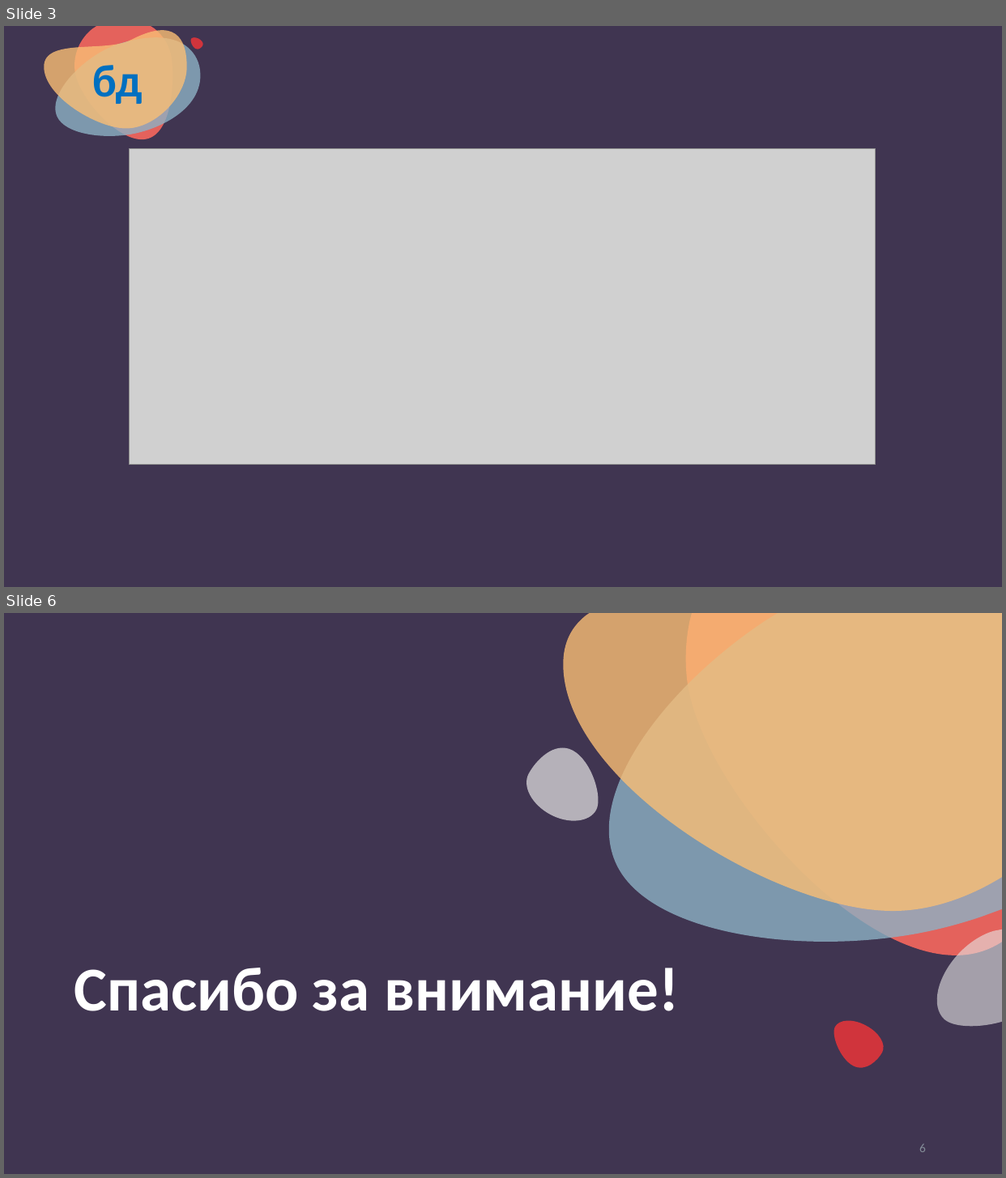
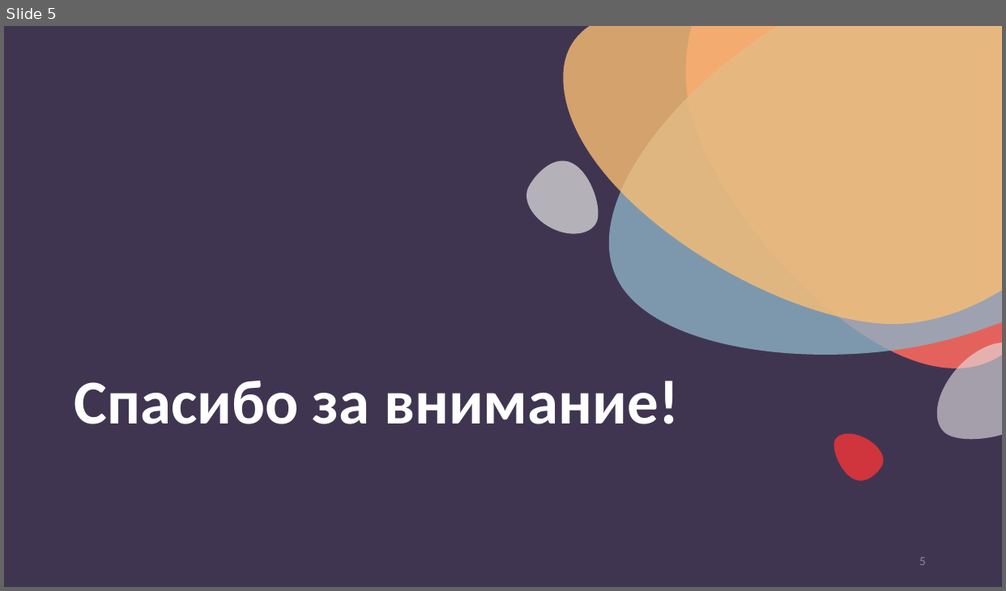
Before and after one commit to nesrv/python-for-odin.study, a slide deck: m6-3-audio-bd/презентация.pptx. Shown one above the other, each under a label of ours: slides 3 and 6 before the commit, slide 5 after it; the slides between them are not shown. The pictures are 1006x1178 and 1006x591 pixels, drawn with LibreOffice and Linux fonts; fonts in the diff are those of the drawing; grey boxes stand for pictures. Boxes give left, top, right and bottom in pixels: in the first picture for what was removed or moved away, otherwise in the second. Text is boxed around its words. In the diff, an @@ line names an element or a change of style, - is before the commit and + after.

```diff
--- a/m6-3-audio-bd/презентация.pptx
+++ b/m6-3-audio-bd/презентация.pptx
@@ slide 3 removed at [4, 26, 1002, 587], background #403551 @@
@@ freeform shape removed at [44, 31, 187, 129] @@
@@ freeform shape removed at [56, 37, 201, 136] @@
@@ freeform shape removed at [74, 26, 172, 139] @@
@@ freeform shape removed at [190, 37, 202, 49] @@
@@ title removed at [92, 65, 143, 104] @@
-бд
@@ freeform shape removed at [77, 140, 95, 159] @@
@@ picture removed at [129, 148, 875, 465] @@
@@ what was slide 6 is now slide 5 @@
```
Also in this commit, not shown: 1 slide changed, 3 slides added, 3 other slides removed, 7 other files.
